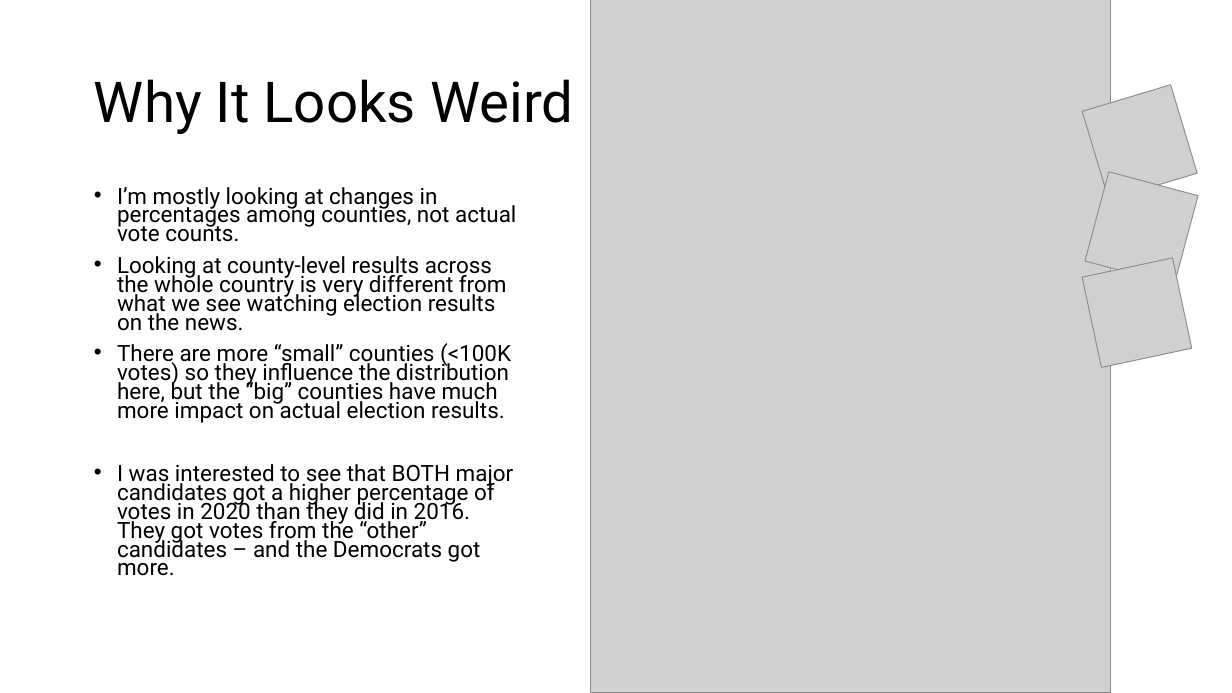
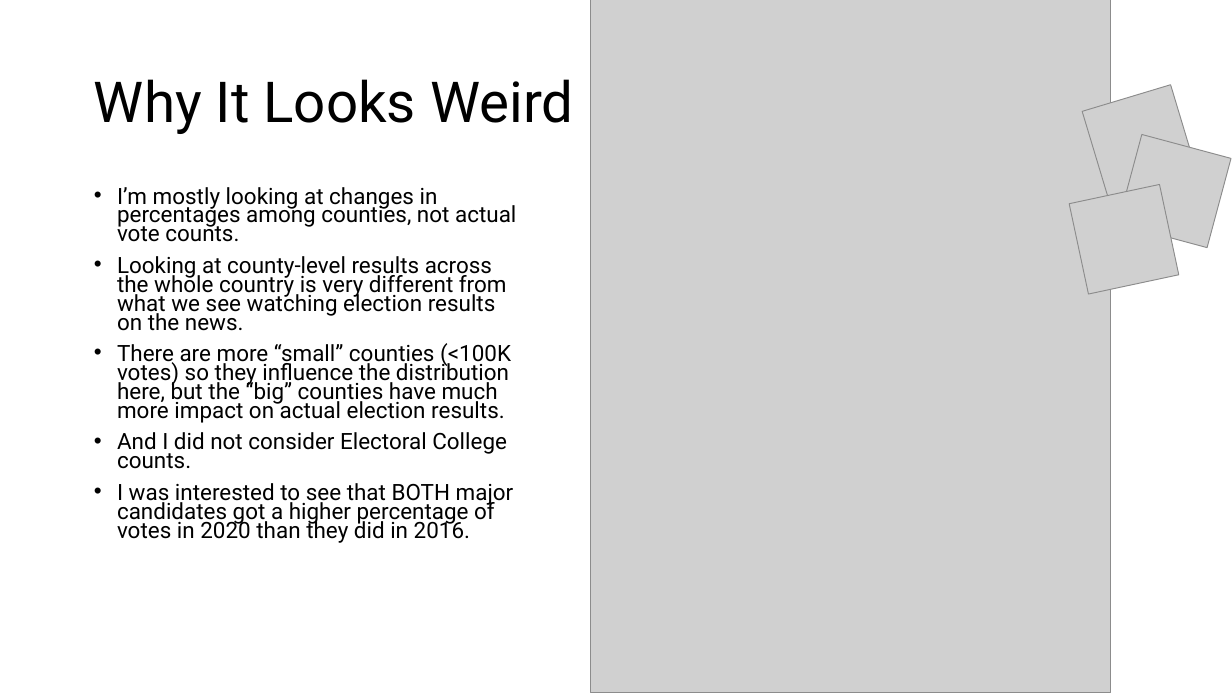
Before and after one commit to rmathena79/democracy, a slide deck: slide 6 of report.pptx. Drawn at 1232x693 pixels with LibreOffice and Linux fonts; fonts in the diff are those of the drawing; grey boxes stand for pictures. Boxes give left, top, right and bottom in pixels: in the first picture for what was removed or moved away, otherwise in the second. Text is boxed around its words. In the diff, an @@ line names an element or a change of style, - is before the commit and + after.

```diff
--- a/report.pptx
+++ b/report.pptx
@@ picture: place and size @@
-picture at (1085, 172, 1198, 285)
+picture at (1118, 135, 1231, 248)
@@ picture: place and size @@
-picture at (1083, 258, 1193, 367)
+picture at (1069, 185, 1179, 294)
@@ text at (117, 432, 514, 543): text changed @@
-• I was interested to see that BOTH major candidates got a higher percentage of votes in 2020 than they did in 2016. They got votes from the “other” candidates – and the Democrats got more.
+• And I did not consider Electoral College counts.
+• I was interested to see that BOTH major candidates got a higher percentage of votes in 2020 than they did in 2016.
```
Also in this commit, not shown: 4 other slides changed, 1 other file.
